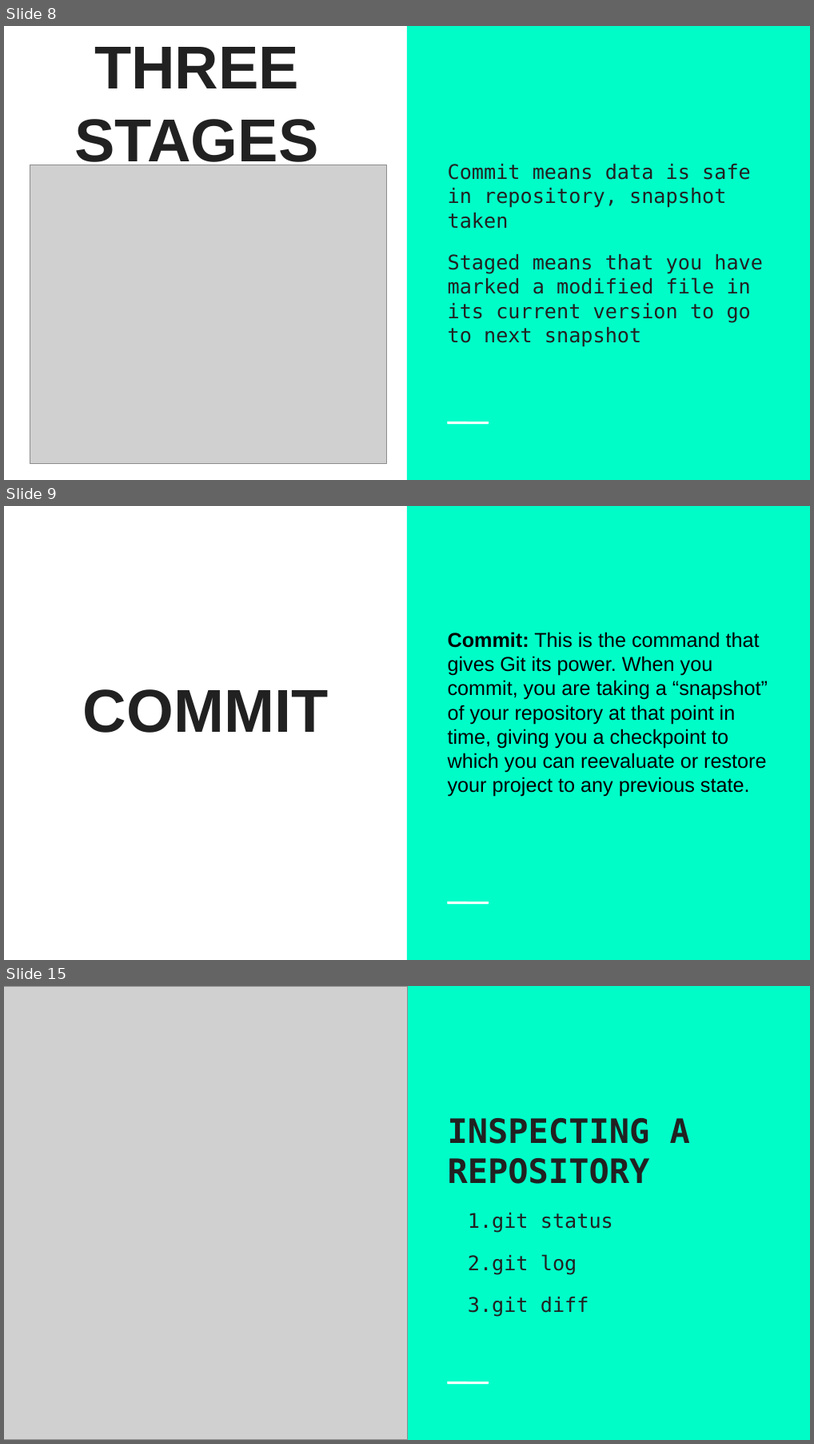
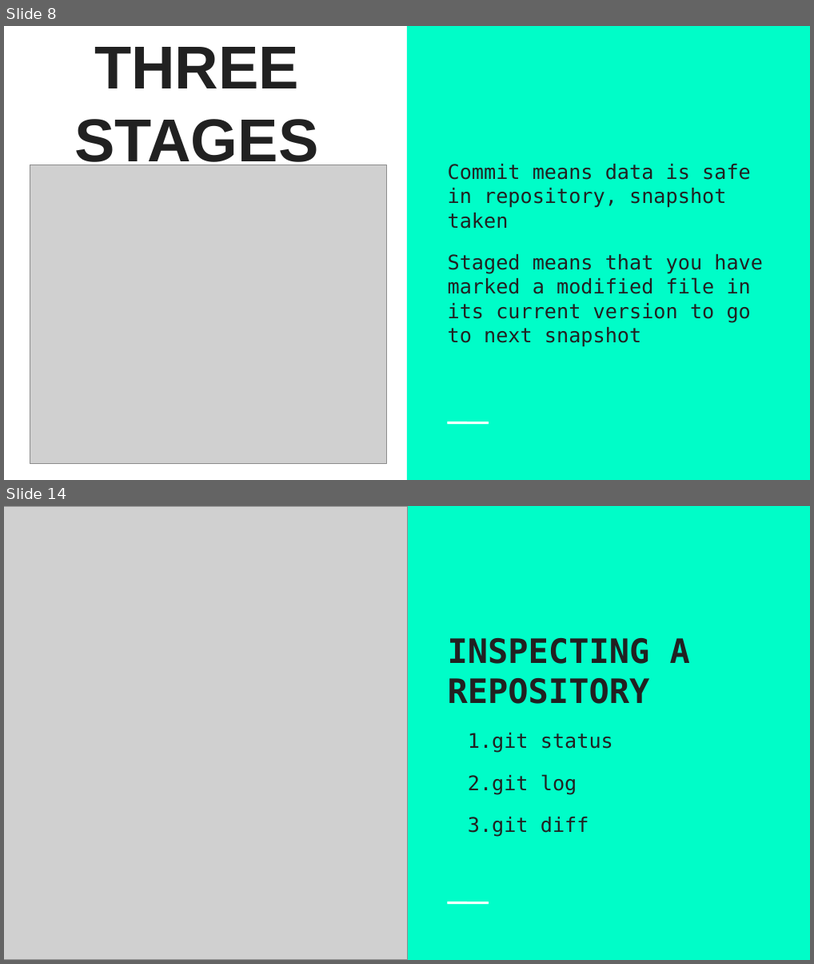
Before and after one commit to divyam3897/VersionControlSystems, a slide deck: VCSday2.odp. Shown one above the other, each under a label of ours: slides 8, 9 and 15 before the commit, slides 8 and 14 after it; the slides between them are not shown. The pictures are 814x1444 and 814x964 pixels, drawn with LibreOffice and Linux fonts; fonts in the diff are those of the drawing; grey boxes stand for pictures. Boxes give left, top, right and bottom in pixels: in the first picture for what was removed or moved away, otherwise in the second. Text is boxed around its words. In the diff, an @@ line names an element or a change of style, - is before the commit and + after.

```diff
--- a/VCSday2.odp
+++ b/VCSday2.odp
@@ slide 9 removed at [4,506,810,960], background #FFFFFF; not listed: 2 template elements that a slide beside it also shows @@
@@ text removed at [448,632,768,796] @@
-Commit: This is the command that gives Git its power. When you commit, you are taking a “snapshot” of your repository at that point in time, giving you a checkpoint to which you can reevaluate or restore your project to any previous state.
@@ title removed at [83,689,328,732] @@
-COMMIT
@@ what was slide 15 is now slide 14 @@
```
Also in this commit, not shown: 1 other file.
